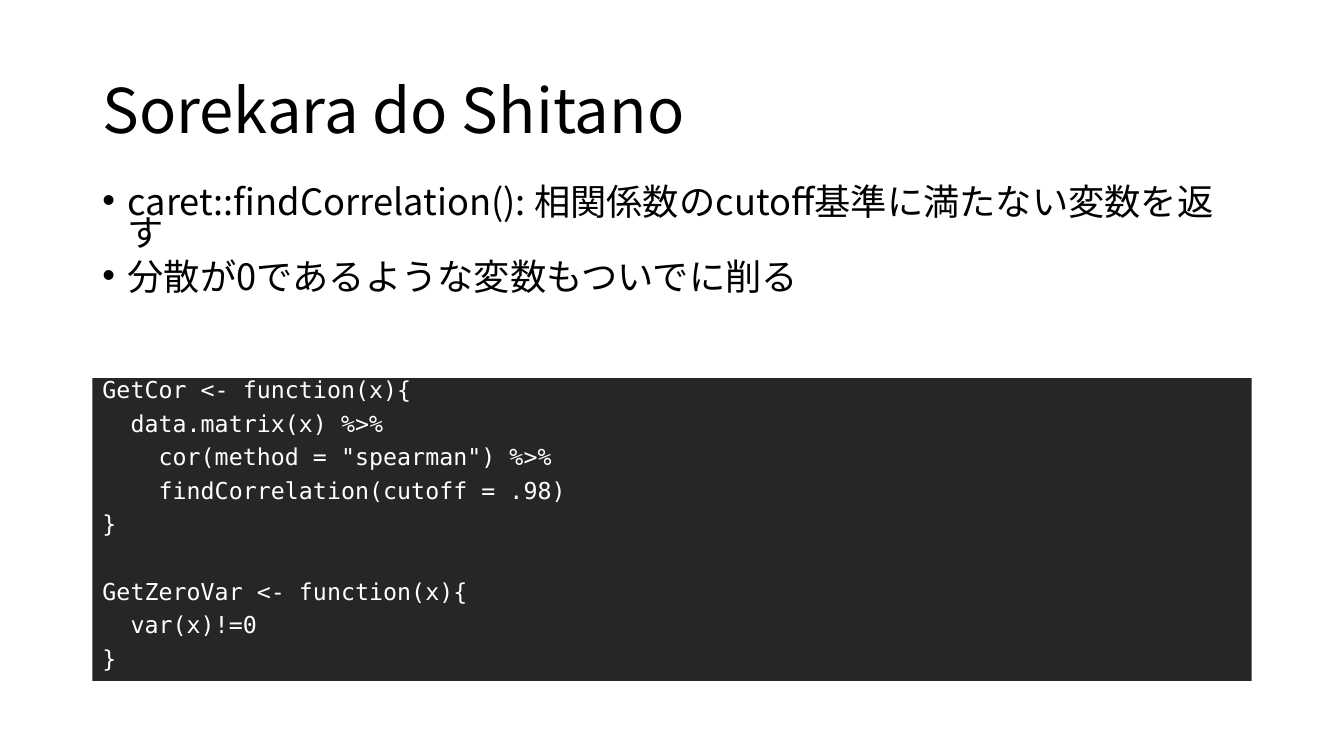
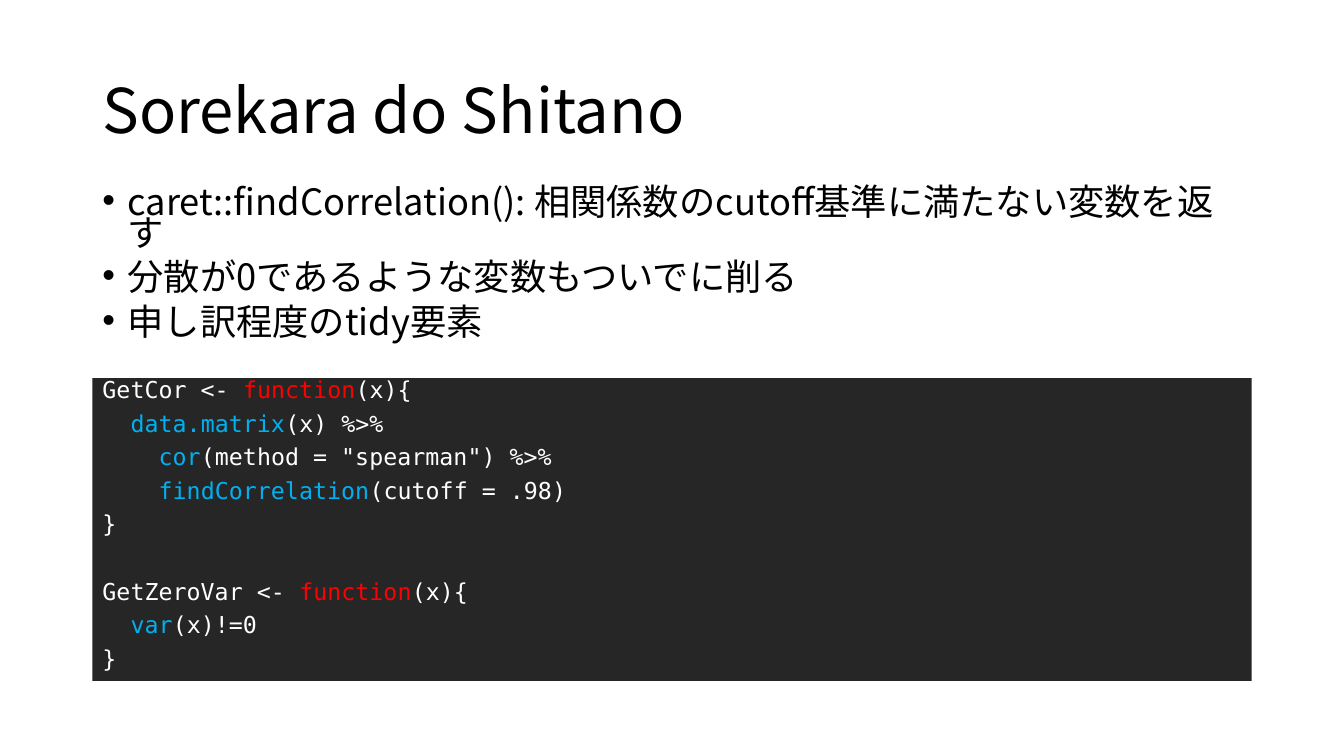
Before and after one commit to 8-u8/Kaggle, a slide deck: slide 11 of Santander/output/caretパッケージを使ったXGBoostのformula型.pptx. Drawn at 1344x756 pixels with LibreOffice and Linux fonts; fonts in the diff are those of the drawing. Boxes give left, top, right and bottom in pixels: in the first picture for what was removed or moved away, otherwise in the second. Text is boxed around its words. In the diff, an @@ line names an element or a change of style, - is before the commit and + after.

```diff
--- a/Santander/output/caretパッケージを使ったXGBoostのformula型.pptx
+++ b/Santander/output/caretパッケージを使ったXGBoostのformula型.pptx
@@ text at <box>128,304,483,344</box>: paragraph added @@
+• 申し訳程度のtidy要素
@@ text at <box>102,380,566,636</box>: text colour #FFFFFF to #FF0000 in "function(x){", "function(x){"; text colour #FFFFFF to #00B0F0 in "data.matrix(x)", "cor(method", "findCorrelation(cutoff", "var(x)!=0" @@
```
Also in this commit, not shown: 7 other slides changed, 8 slides added, 1 slide removed, 3 other files.
